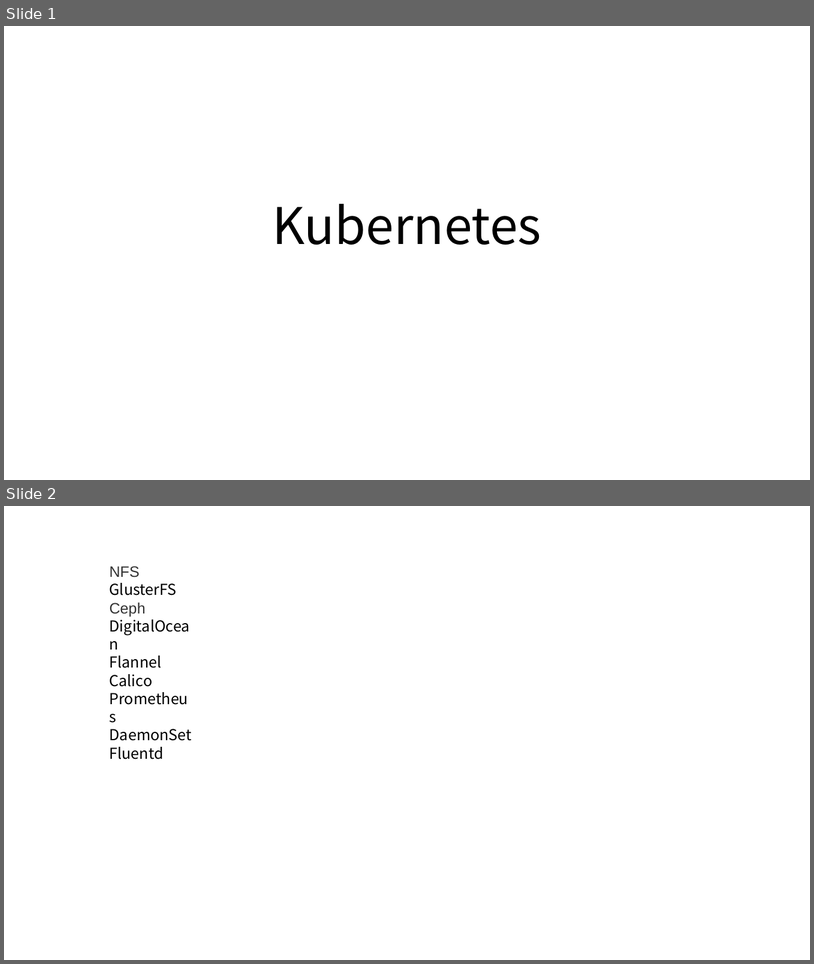
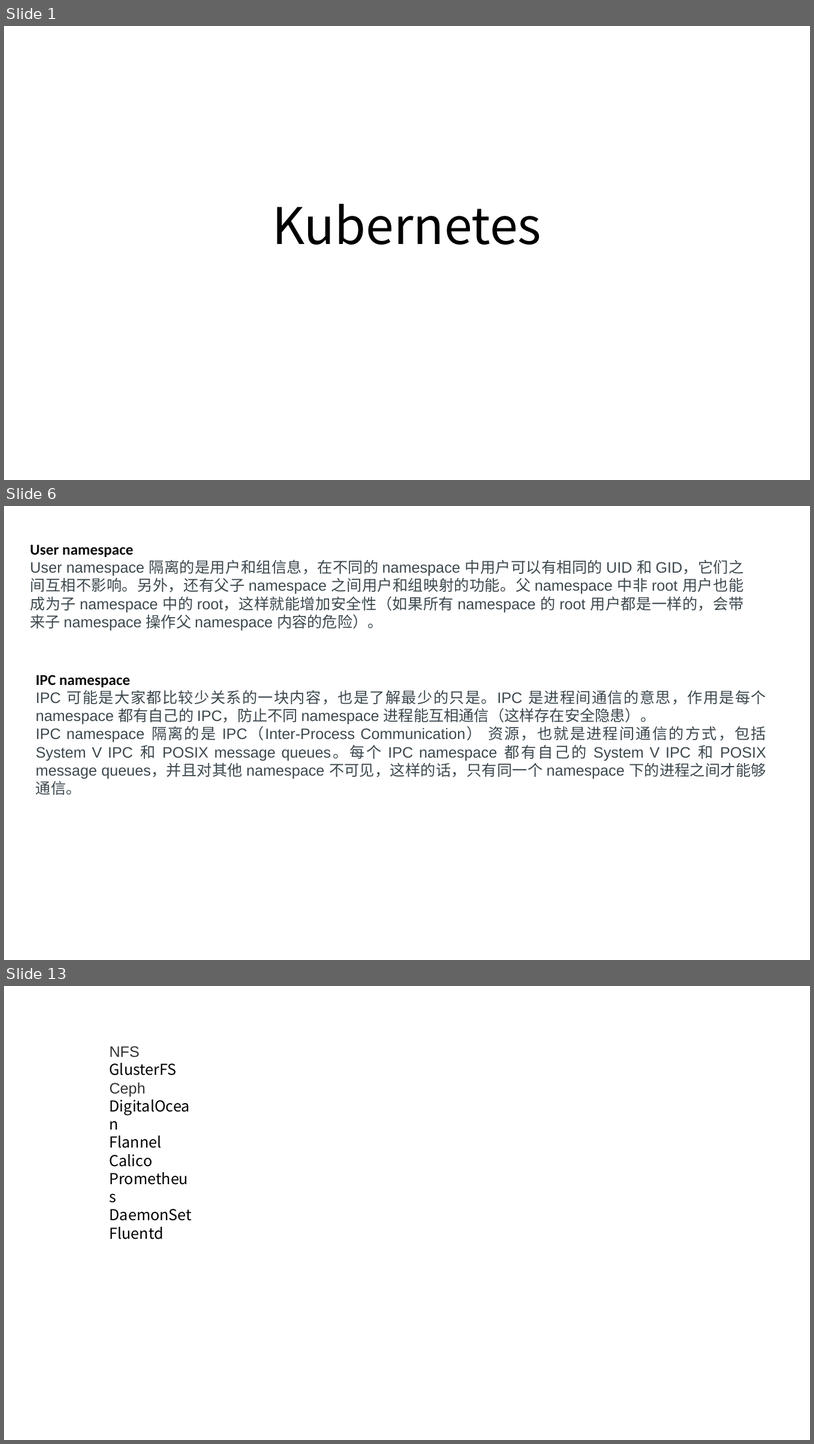
Before and after one commit to axzxs2001/Asp.NetCoreExperiment, a slide deck: Asp.NetCoreExperiment/kubernetes/kubernetes.pptx. Shown one above the other, each under a label of ours: slides 1 and 2 before the commit, slides 1, 6 and 13 after it; the slides between them are not shown. The pictures are 814x964 and 814x1444 pixels, drawn with LibreOffice and Linux fonts; fonts in the diff are those of the drawing. Boxes give left, top, right and bottom in pixels: in the first picture for what was removed or moved away, otherwise in the second. Text is boxed around its words. In the diff, an @@ line names an element or a change of style, - is before the commit and + after.

```diff
--- a/Asp.NetCoreExperiment/kubernetes/kubernetes.pptx
+++ b/Asp.NetCoreExperiment/kubernetes/kubernetes.pptx
@@ slide 6 added at [4, 506, 810, 960], background #FFFFFF @@
@@ text added at [30, 544, 744, 631], 18 pt, text #3C484E @@
+User namespace
+User namespace 隔离的是用户和组信息，在不同的 namespace 中用户可以有相同的 UID 和 GID，它们之间互相不影响。另外，还有父子 namespace 之间用户和组映射的功能。父 namespace 中非 root 用户也能成为子 namespace 中的 root，这样就能增加安全性（如果所有 namespace 的 root 用户都是一样的，会带来子 namespace 操作父 namespace 内容的危险）。
@@ text added at [36, 675, 767, 795], 18 pt, text #3C484E @@
+IPC namespace
+IPC 可能是大家都比较少关系的一块内容，也是了解最少的只是。IPC 是进程间通信的意思，作用是每个 namespace 都有自己的 IPC，防止不同 namespace 进程能互相通信（这样存在安全隐患）。
+IPC namespace 隔离的是 IPC（Inter-Process Communication） 资源，也就是进程间通信的方式，包括 System V IPC 和 POSIX message queues。每个 IPC namespace 都有自己的 System V IPC 和 POSIX message queues，并且对其他 namespace 不可见，这样的话，只有同一个 namespace 下的进程之间才能够通信。
@@ what was slide 2 is now slide 13 @@
```
Also in this commit, not shown: 10 other slides added.
